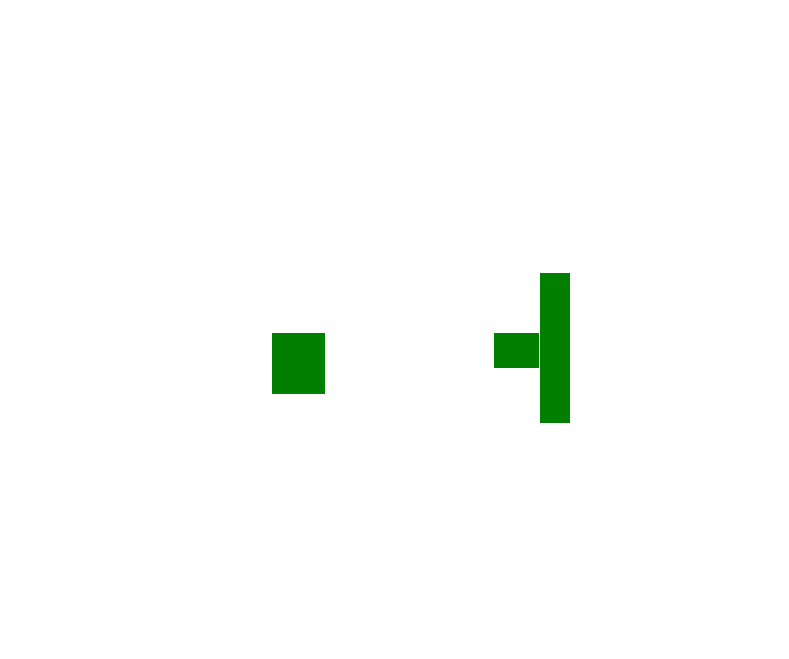
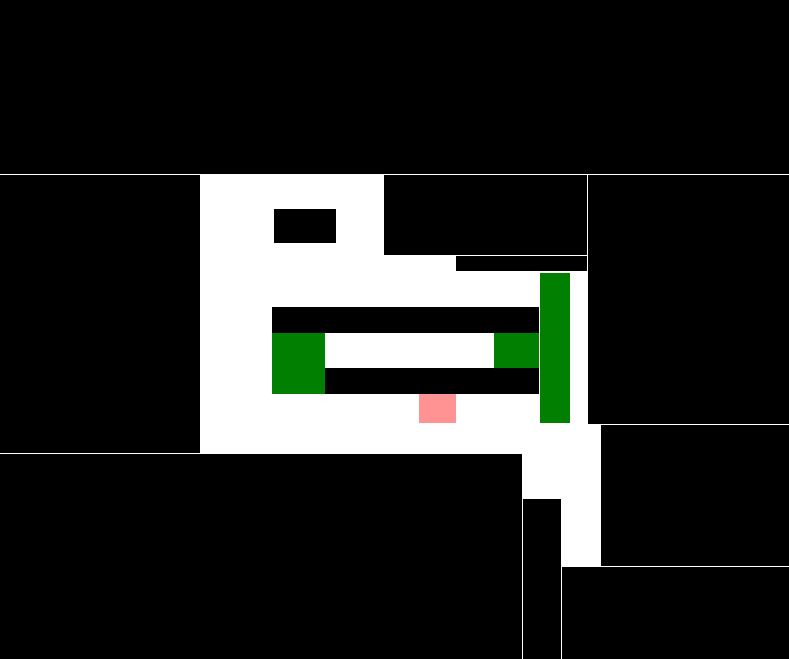
Before/after of a 789×659 layered artwork. What changed in the layer stack:
added layer "Cost area" above "Warning sound" over (419, 394, 456, 423)
showed "Obstacles" over (272, 209, 539, 394)
showed "Border" over (0, 0, 789, 659)
